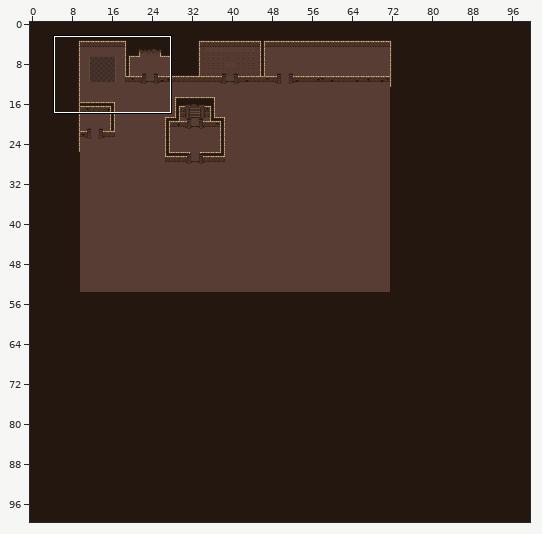
One commit to this Tiled map: android/assets/levels/test_level.tmx. Above, an overview of the earlier version with the close-up marked.
Close-up. Earlier state:
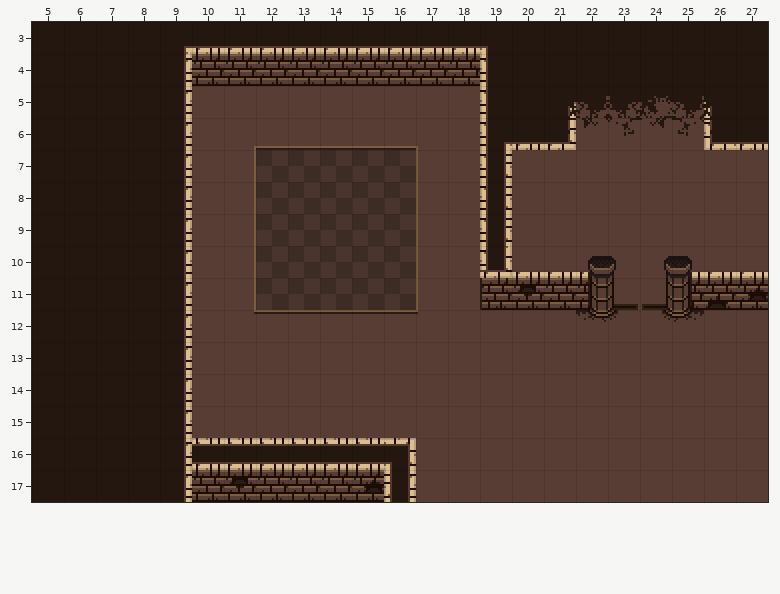
Cells are 16x16 px. Shown: x 5..27, y 3..17.
And afterwards:
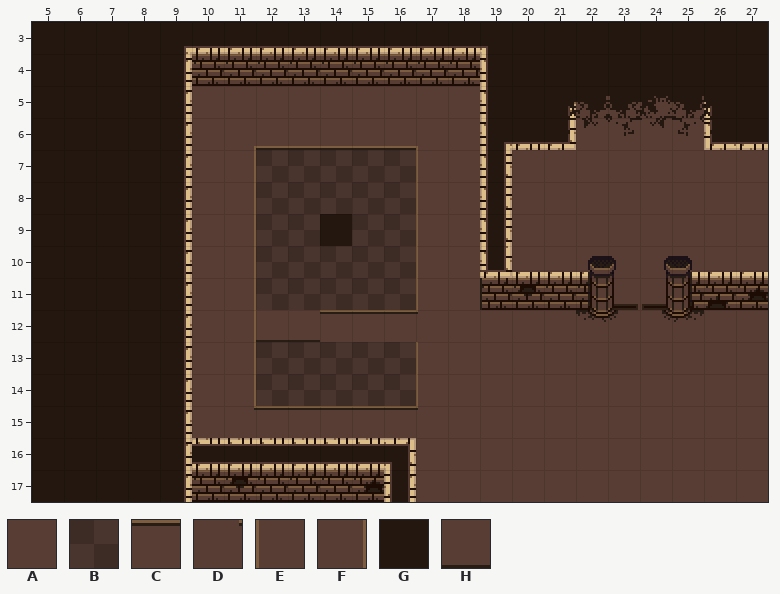
Key: from "PixelDungeonTileset": A 42, B 44, C 50, D 51 flipped left-right, E 54, F 54 turned 180, G 60, H 62.
_ is an empty cell, . an unchanged one.
From old to new:
--- layer "floor"
@@ x 14..14 @@
- 9 B
+ 9 G
@@ x 11..17 @@
-12 DCC....
-13 AAAAAAA
-14 AAAAAAA
-15 .AAAAA.
+12 FHH....
+13 FBBBBBE
+14 FBBBBBE
+15 .CCCCC.
Boxes around the changes in both close-ups, in picture pixels (x1, y1, x2, y2):
changed: (320, 214, 352, 246)
changed: (254, 310, 418, 410)
